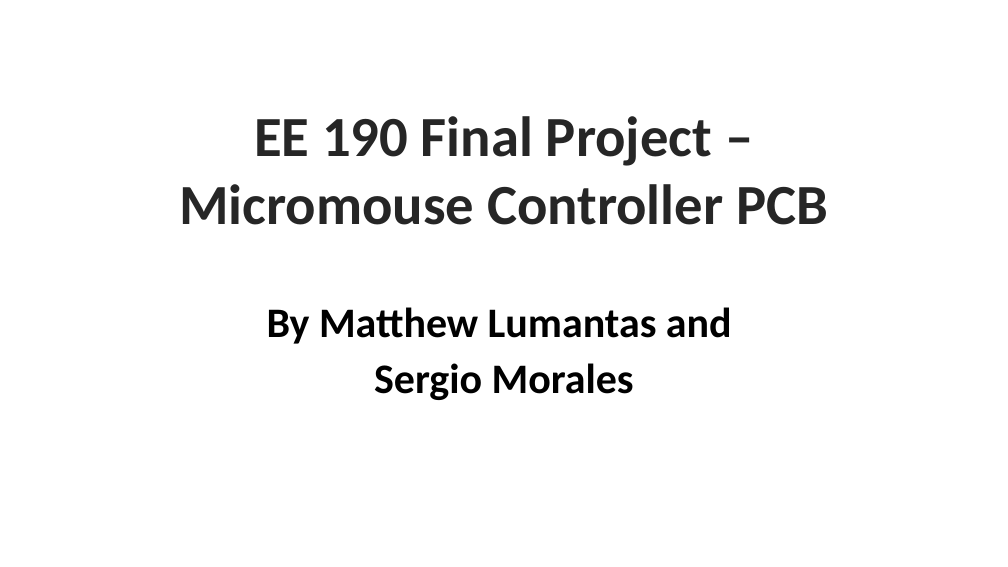
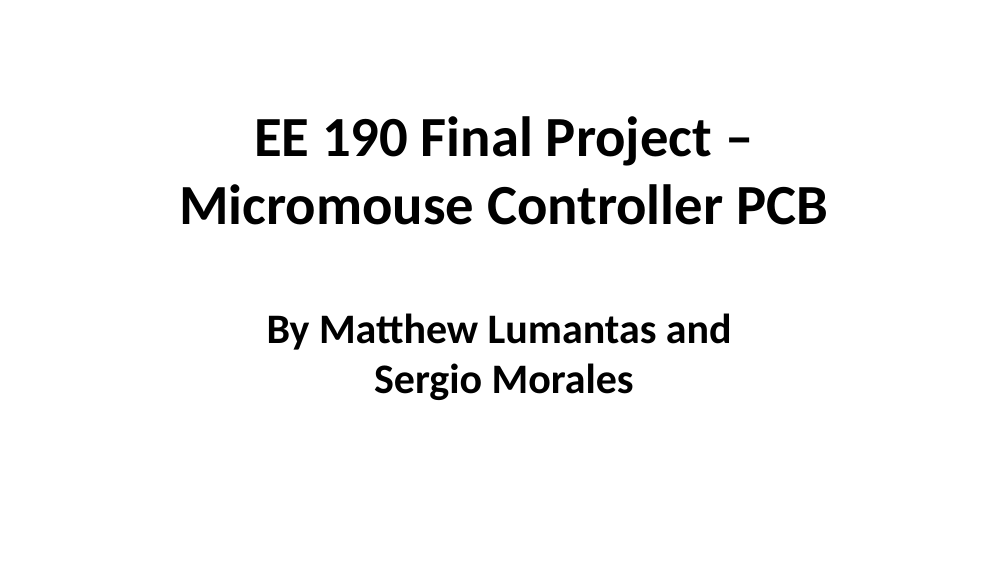
Before and after one commit to mattlumantas/ee190_final, a slide deck: slide 1 of Micromouse_Controller_Presentation.pptx. Drawn at 1008x567 pixels with LibreOffice and Linux fonts; fonts in the diff are those of the drawing; background and template pictures are left out. Boxes give left, top, right and bottom in pixels: in the first picture for what was removed or moved away, otherwise in the second. Text is boxed around its words. In the diff, an @@ line names an element or a change of style, - is before the commit and + after.

Commit message:
Version 1.0 of Micromouse controller 	Added capacitor values 	Arranged Labels 	Completed BoM and Presentation

```diff
--- a/Micromouse_Controller_Presentation.pptx
+++ b/Micromouse_Controller_Presentation.pptx
@@ text "EE 190 Final Project – ..." at bbox=[179, 116, 828, 225]: text colour #262626 to #000000, letter outline #FFFFFF 2.25 pt to none @@
@@ text "By Matthew Lumantas and" at bbox=[267, 313, 732, 400]: letter outline #FFFFFF 2.25 pt to none; line spacing 0.9 to 1; less space between paragraphs @@
```
Also in this commit, not shown: 2 other slides changed, 6 slides added, 3 slides removed, 14 other files.
